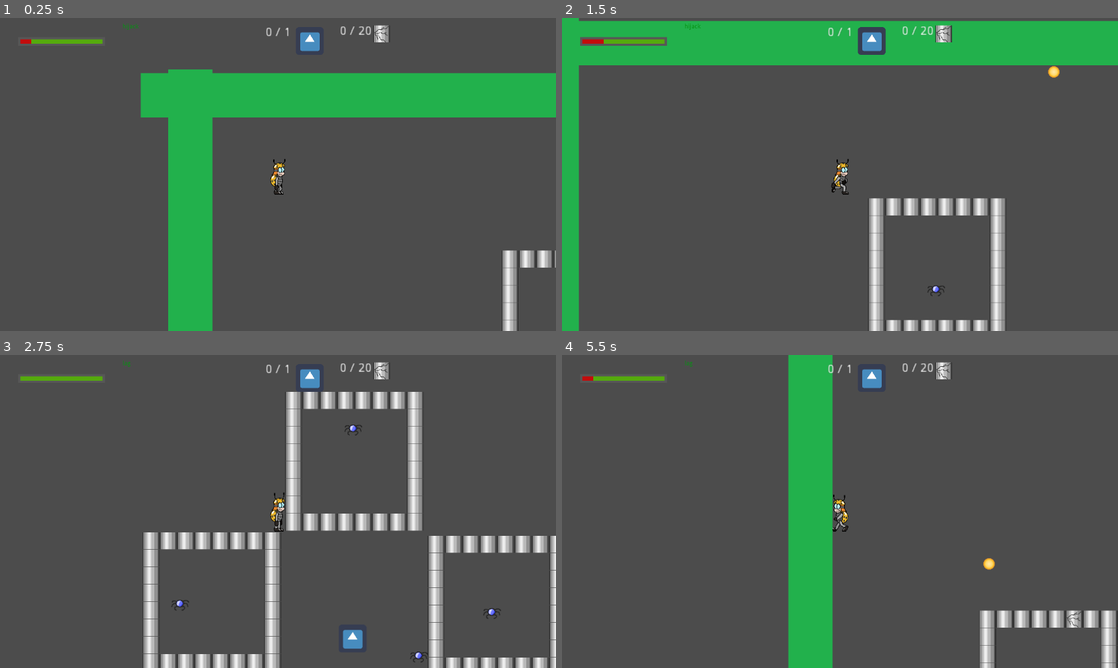
Above: before the commit, frames 1-4 (two rows, left to right).
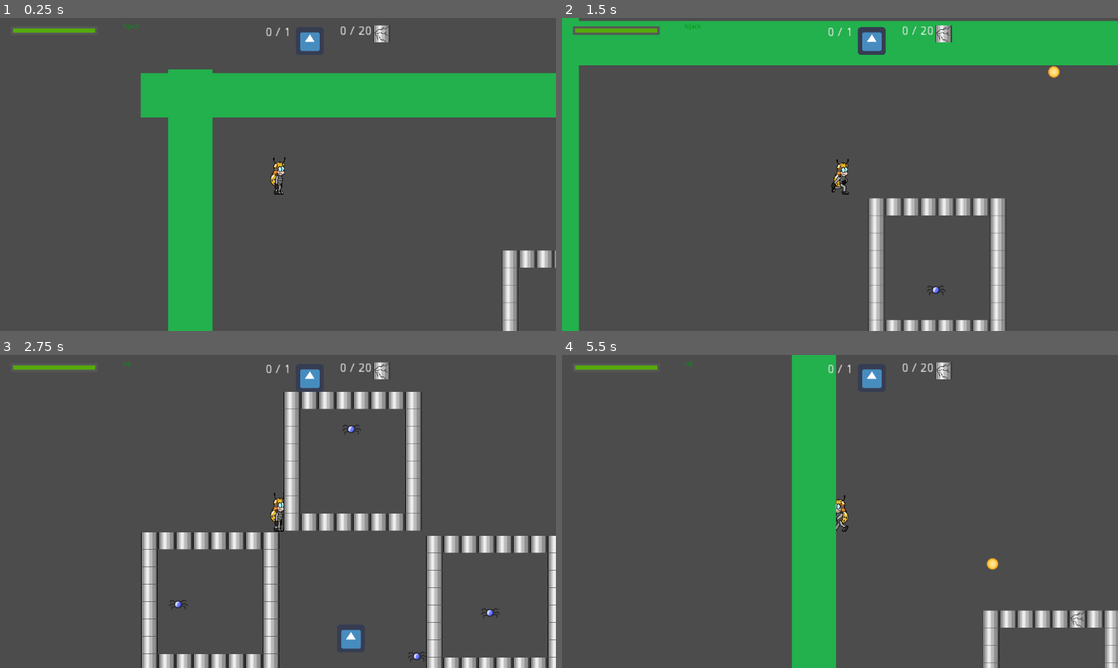
Above: after the commit, the same moments.

Repository: doomium-chloride/ultrabug
Game: Godot game, scene res://Maps/TestLevel.tscn
Same seed, same stepped clock (60 frames per second), same inputs: the game is played once before the commit and once after it. The engine's default icon, where the game draws it, is replaced by a stand-in: a white triangle on a blue panel in a dark square.
Inputs (mouse positions are in pixels of both pictures, inside the frame that each line leads up to):
- Up to frame 1 (0.25 s): no input
- Up to frame 2 (1.5 s): move the mouse to (962, 158) at 0.52 s; press the mouse at (962, 158) at 0.53 s; hold Right (ui_right) 0.53-1.28 s; right-click (962, 158) at 0.8 s; move the mouse to (728, 190) at 1.27 s; release the mouse at (728, 190) at 1.28 s; hold Down (ui_down) from 1.28 s (still down); right-click (728, 190) at 1.35 s
- Up to frame 3 (2.75 s): tap Mouse wheel down (next_weapon) at 1.55 s; move the mouse to (333, 442) at 2.02 s; release Down (ui_down) at 2.03 s; hold Right (ui_right) from 2.03 s (still down); hold Mouse wheel down (next_weapon) from 2.03 s (still down); tap Mouse wheel up (prev_weapon) at 2.3 s
- Up to frame 4 (5.5 s): move the mouse to (812, 574) at 2.77 s; release Right (ui_right) at 2.78 s; release Mouse wheel down (next_weapon) at 2.78 s; hold Up (ui_up) 2.78-3.53 s; tap Mouse wheel up (prev_weapon) at 2.85, 5.3 s; click (812, 574) at 3.05 s; move the mouse to (1006, 558) at 3.52 s; press the mouse at (1006, 558) at 3.53 s; hold Left (ui_left) 3.53-5.03 s; right-click (1006, 558) at 3.8 s; move the mouse to (673, 464) at 4.27 s; release the mouse at (673, 464) at 4.28 s; right-click (673, 464) at 4.35 s; tap Mouse wheel down (next_weapon) at 4.55 s; move the mouse to (867, 511) at 5.02 s; hold Down (ui_down) from 5.03 s (still down); hold Mouse wheel down (next_weapon) from 5.03 s (still down)

The runs differ from the first frame. In frame 1, 0.6% of the frame differs, in the area x 2-52%, y 3-56%; in frame 2, 0.9%; in frame 3, 9.7%, in the area x 2-100%, y 3-100%; in frame 4, 4.1%.

Commit message:
Add Hp

Diff:
--- a/Actors/AntiVirus.tscn
+++ b/Actors/AntiVirus.tscn
@@ -25,16 +25,16 @@
 extents = Vector2( 21, 12 )
 
 [sub_resource type="CircleShape2D" id=3]
-radius = 150.0
+radius = 273.819
 
 [node name="AntiVirus" type="KinematicBody2D"]
 collision_layer = 3
+collision_mask = 3
 script = ExtResource( 2 )
 
 [node name="AnimatedSprite" type="AnimatedSprite" parent="."]
 frames = SubResource( 1 )
 animation = "normal"
-frame = 1
 playing = true
 
 [node name="CollisionShape2D" type="CollisionShape2D" parent="."]
@@ -51,4 +51,9 @@
 [node name="RedDot" type="Sprite" parent="."]
 texture = ExtResource( 7 )
 
+[node name="DmgCooldown" type="Timer" parent="."]
+process_mode = 0
+wait_time = 0.5
+one_shot = true
+
 [connection signal="body_entered" from="Sight" to="." method="_on_Sight_body_entered"]
--- a/Actors/Bullet.tscn
+++ b/Actors/Bullet.tscn
@@ -7,8 +7,8 @@
 radius = 13.4336
 
 [node name="Bullet" type="KinematicBody2D"]
-collision_layer = 2
-collision_mask = 2
+collision_layer = 8
+collision_mask = 10
 script = ExtResource( 2 )
 
 [node name="Sprite" type="Sprite" parent="."]
--- a/Actors/Player.tscn
+++ b/Actors/Player.tscn
@@ -4,7 +4,7 @@
 [ext_resource path="res://Scripts/Player.gd" type="Script" id=2]
 [ext_resource path="res://UI/PowerCircle.tscn" type="PackedScene" id=3]
 [ext_resource path="res://UI/WeaponUI.tscn" type="PackedScene" id=4]
-[ext_resource path="res://UI/PowerGauge.tscn" type="PackedScene" id=5]
+[ext_resource path="res://UI/HP.tscn" type="PackedScene" id=5]
 [ext_resource path="res://SFX/WeaponSoundLow.wav" type="AudioStream" id=6]
 [ext_resource path="res://SFX/WeaponSound.wav" type="AudioStream" id=7]
 [ext_resource path="res://UI/ChipCounter.tscn" type="PackedScene" id=8]
@@ -34,11 +34,14 @@
 "speed": 10.0
 } ]
 
-[sub_resource type="RectangleShape2D" id=2]
-extents = Vector2( 17.3929, 43.5885 )
+[sub_resource type="CapsuleShape2D" id=2]
+radius = 11.451
+height = 47.7251
 
 [node name="Player" type="KinematicBody2D"]
 scale = Vector2( 1.5, 1.5 )
+collision_layer = 5
+collision_mask = 5
 script = ExtResource( 2 )
 
 [node name="PowerCircle" parent="." instance=ExtResource( 3 )]
@@ -55,12 +58,6 @@
 margin_right = 782.21
 margin_bottom = 16.9271
 
-[node name="PowerGauge" parent="CanvasLayer" instance=ExtResource( 5 )]
-margin_left = 42.231
-margin_top = 44.0007
-margin_right = 42.2312
-margin_bottom = 44.0007
-
 [node name="WeaponUI" parent="CanvasLayer" instance=ExtResource( 4 )]
 margin_left = 281.519
 margin_top = 12.9763
@@ -72,6 +69,12 @@
 margin_top = 20.1434
 margin_right = 650.517
 margin_bottom = 60.1434
+
+[node name="HealthBar" parent="CanvasLayer" instance=ExtResource( 5 )]
+margin_left = 24.9733
+margin_top = 19.0273
+margin_right = 224.973
+margin_bottom = 59.0273
 
 [node name="WeaponSound" type="AudioStreamPlayer" parent="."]
 stream = ExtResource( 7 )
@@ -87,10 +90,21 @@
 
 [node name="AnimatedSprite" type="AnimatedSprite" parent="."]
 frames = SubResource( 1 )
-animation = "walk-right"
+animation = "idle-right"
+frame = 1
 playing = true
 
 [node name="CollisionShape2D" type="CollisionShape2D" parent="."]
+position = Vector2( 1.98202, 8.72085 )
 shape = SubResource( 2 )
 
+[node name="StealthTimer" type="Timer" parent="."]
+wait_time = 0.5
+one_shot = true
+
+[node name="MainCooldown" type="Timer" parent="."]
+wait_time = 0.5
+one_shot = true
+
 [connection signal="timeout" from="LagTimer" to="." method="_on_LagTimer_timeout"]
+[connection signal="timeout" from="StealthTimer" to="." method="_on_StealthTimer_timeout"]
--- a/Maps/TestLevel.tscn
+++ b/Maps/TestLevel.tscn
@@ -11,7 +11,7 @@
 [node name="TestLevel" type="Node2D"]
 script = ExtResource( 6 )
 
-[node name="KinematicBody2D" parent="." instance=ExtResource( 1 )]
+[node name="Player" parent="." instance=ExtResource( 1 )]
 position = Vector2( -143.495, -396.931 )
 scale = Vector2( 1, 1 )
 
--- /dev/null
+++ b/Screens/Lose.tscn
@@ -0,0 +1,53 @@
+[gd_scene load_steps=2 format=2]
+
+[sub_resource type="GDScript" id=1]
+script/source = "extends Button
+
+
+# Declare member variables here. Examples:
+# var a = 2
+# var b = \"text\"
+
+
+# Called when the node enters the scene tree for the first time.
+func _ready():
+	pass # Replace with function body.
+
+
+# Called every frame. 'delta' is the elapsed time since the previous frame.
+#func _process(delta):
+#	pass
+
+
+func _on_Button_pressed():
+	Global.goto_scene(\"res://Maps/TestLevel.tscn\")
+"
+
+[node name="LoseScreen" type="Control"]
+anchor_right = 1.0
+anchor_bottom = 1.0
+__meta__ = {
+"_edit_use_anchors_": false
+}
+
+[node name="Label" type="Label" parent="."]
+margin_right = 40.0
+margin_bottom = 14.0
+rect_scale = Vector2( 10, 10 )
+text = "Oh no!!!"
+__meta__ = {
+"_edit_use_anchors_": false
+}
+
+[node name="Button" type="Button" parent="."]
+margin_left = 206.922
+margin_top = 151.624
+margin_right = 218.922
+margin_bottom = 171.624
+text = "Play again"
+script = SubResource( 1 )
+__meta__ = {
+"_edit_use_anchors_": false
+}
+
+[connection signal="pressed" from="Button" to="Button" method="_on_Button_pressed"]
--- a/Scripts/AntiVirus.gd
+++ b/Scripts/AntiVirus.gd
@@ -3,7 +3,7 @@
 
 export var direction = Vector2()
 var speed = 100
-var max_hp = 10
+var max_hp = 4
 var hp = max_hp
 var low_hp = max_hp/2
 var taken_over = false
@@ -12,6 +12,7 @@
 var stutter_flip = false
 var chase_boost = 4
 const is_antivirus = true
+var dmg = 1
 
 # Called when the node enters the scene tree for the first time.
 func _ready():
@@ -21,7 +22,7 @@
 	if stuttering:
 		stutter_effect()
 	if taken_over:
-		if target != null:
+		if target != null and is_instance_valid(target):
 			if target.get("taken_over") == true:
 				target = null
 
@@ -31,7 +32,9 @@
 	if Global.lag:
 		if Global.chance(0.8):
 			current_speed = 0
-	if target != null and can_see_target():
+			current_speed = 0
+	process_collisions()
+	if has_aggro():
 		look_at(target.position)
 		var velocity = Vector2(current_speed * chase_boost, 0).rotated(rotation)
 		move_and_slide(velocity)
@@ -39,15 +42,25 @@
 	else:
 		lose_aggro()
 		move_and_slide(direction.normalized() * current_speed)
-		process_collisions()
+		gain_aggro()
 
 
 func process_collisions():
 	for i in get_slide_count():
 		var collision = get_slide_collision(i)
+		if not is_instance_valid(collision.collider):
+			continue
 		if collision.collider.get("is_wall") == true:
 			bounce(collision)
-
+		elif collision.collider.get("is_player") == true and taken_over == false:
+			if $DmgCooldown.is_stopped():
+				collision.collider.take_dmg(dmg)
+				$DmgCooldown.start()
+		elif collision.collider.get("is_antivirus") == true:
+			if $DmgCooldown.is_stopped():
+				if collision.collider.get("taken_over") == (not taken_over):
+					collision.collider.take_dmg(dmg)
+					$DmgCooldown.start()
 
 func bounce(collision):
 	var normal = collision.normal
@@ -99,13 +112,31 @@
 func can_see_target():
 	if target == null:
 		return false
+	if not is_instance_valid(target):
+		return
 	var space_state = get_world_2d().direct_space_state
 	var centre = target.position
 	var result = space_state.intersect_ray(position, centre, [self], collision_layer)
-	return result.collider == target and target != null
+	return result.get("collider") == target and target != null
 
 func lose_aggro():
 	if target == null:
 		return
 	if not can_see_target():
 		target = null
+
+func gain_aggro():
+	if target != null:
+		return
+	var bodies = $Sight.get_overlapping_bodies()
+	for body in bodies:
+		if body.get("is_player") and not taken_over:
+			target = body
+			return
+		elif body.get("is_antivirus"):
+			if body.get("taken_over") == (not taken_over):
+				target = body
+				return
+
+func has_aggro():
+	return target != null and can_see_target()
--- a/Scripts/Bullet.gd
+++ b/Scripts/Bullet.gd
@@ -10,10 +10,11 @@
 var dmg = 1
 var bounces = 10
 var bounce_cooldown = false
+var has_bounced = false
 
 # Called when the node enters the scene tree for the first time.
 func _ready():
-	pass # Replace with function body.
+	Global.connect("clean_up", self, "clear_self")
 
 func _physics_process(delta):
 	move_and_slide(direction * speed)
@@ -25,6 +26,8 @@
 		var collision = get_slide_collision(i)
 		bounce(collision)
 
+func clear_self():
+	queue_free()
 
 func bounce(collision):
 	if bounce_cooldown:
@@ -39,15 +42,19 @@
 	if abs(normal.x) < abs(normal.y):
 		direction.y *= -1
 
-	if collision.collider.has_method("take_dmg"):
-		collision.collider.take_dmg(dmg)
+	if  is_instance_valid(collision.collider) and collision.collider.has_method("take_dmg"):
+		if has_bounced:
+			collision.collider.take_dmg(dmg)
+		else:
+			collision.collider.take_dmg(dmg, origin)
 
+	has_bounced = true
 	bounce_cooldown = true
 	$BounceCooldown.start()
 
 
 func _on_Timer_timeout():
-	set_collision_layer_bit(0, true)
+	#set_collision_layer_bit(0, true)
 	set_collision_mask_bit(0, true)
 
 
--- /dev/null
+++ b/Scripts/HP.gd
@@ -0,0 +1,16 @@
+extends TextureProgress
+
+
+
+# Called when the node enters the scene tree for the first time.
+func _ready():
+	Global.connect("set_hp", self, "set_hp")
+	Global.connect("update_hp", self, "update_hp")
+
+
+func set_hp(hp):
+	max_value = hp
+	update_hp(hp)
+
+func update_hp(hp):
+	value = hp
--- a/Scripts/Player.gd
+++ b/Scripts/Player.gd
@@ -10,27 +10,29 @@
 const is_player = true
 var last_direction = Global.direction.right
 var was_right = true
+var max_hp = 10
+var hp = max_hp
+var god_mode = false
 
 const weapons = [
 	"hijack",
-	"lag"
+	"lag",
+	"stealth"
 ]
 
 var current_weapon = 0
-var main_cooldown = false
-var high_power_shoot = false
 
 # Called when the node enters the scene tree for the first time.
 func _ready():
 	cycle_weapon(0)
 	Global.connect("ready_weapon", self, "cycle_weapon", [0])
-	Global.connect("enable_shoot", self, "enable_shoot")
-	Global.connect("high_power_shoot", self, "on_HPS_change")
+	Global.emit_signal("set_hp", max_hp)
 
 
 # Called every frame. 'delta' is the elapsed time since the previous frame.
 func _process(delta):
-	pass
+	if Input.is_action_pressed("god_mode"):
+		god_mode = true
 
 func _physics_process(delta):
 	var move_vec = Vector2()
@@ -45,14 +47,11 @@
 	var velocity = move_and_slide(move_vec.normalized() * speed)
 	var direction = get_last_direction(velocity)
 	control_anim(direction, velocity)
-	#face_mouse()
 
 func _input(event):
 	if event.is_action_pressed("click_left"):
-		if not main_cooldown:
+		if $MainCooldown.is_stopped():
 			shoot_bullet(get_mouse_pos())
-			Global.emit_signal("reset_power_gauge")
-			main_cooldown = true
 	if event.is_action_pressed("click_right"):
 		$PowerCircle.activate()
 	if event.is_action_released("click_right"):
@@ -66,19 +65,15 @@
 
 
 func shoot_bullet(pos):
-
 	var direction = get_direction(pos)
 	var bullet = bullet_class.instance()
 	bullet.origin = self
 	bullet.position = position
 	bullet.direction = direction
-	if high_power_shoot:
-		bullet.dmg = 3
-		$WeaponSound.play()
-	else:
-		bullet.dmg = 1
-		$WeaponSoundLow.play()
+	bullet.dmg = 1
+	$WeaponSound.play()
 	get_tree().get_root().add_child(bullet)
+	$MainCooldown.start()
 
 
 func viral_takeover(pos):
@@ -98,23 +93,23 @@
 
 func cycle_weapon(steps):
 	var num_of_weapons = len(weapons)
-	var index = (current_weapon + steps) % num_of_weapons
+	var index = posmod((current_weapon + steps), num_of_weapons)
 	current_weapon = index
 	Global.emit_signal("change_weapon", weapons[index])
 
 func use_weapon(pos):
-	if current_weapon == 0:
+	if current_weapon == 0:#hijack
 		viral_takeover(pos)
-	elif current_weapon == 1:
+	elif current_weapon == 1:#lag
 		if not Global.lag:
 			Global.emit_signal("start_lag")
 			$LagTimer.start()
-
-func enable_shoot():
-	main_cooldown = false
-
-func on_HPS_change(state):
-	high_power_shoot = state
+	elif current_weapon == 2:#stealth
+		if $StealthTimer.is_stopped():
+			set_collision_layer_bit(0, false)
+			set_collision_mask_bit(0, false)
+			$AnimatedSprite.modulate.a = 0.5
+			$StealthTimer.start()
 
 func get_mouse_pos():
 	return get_viewport().get_mouse_position() + position - get_viewport().size/2
@@ -170,3 +165,18 @@
 			Global.direction.up:
 				$AnimatedSprite.flip_h = not was_right
 				$AnimatedSprite.animation = "idle-right"
+
+
+func _on_StealthTimer_timeout():
+	set_collision_layer_bit(0, true)
+	set_collision_mask_bit(0, true)
+	$AnimatedSprite.modulate.a = 1
+
+func take_dmg(dmg, origin = null):
+	if god_mode:
+		return
+	hp -= dmg
+	Global.emit_signal("update_hp", hp)
+	if hp <= 0:
+		Global.emit_signal("clean_up")
+		Global.goto_scene("res://Screens/Lose.tscn")
--- a/Scripts/global.gd
+++ b/Scripts/global.gd
@@ -17,6 +17,9 @@
 signal reset_chip(chips)
 signal add_wall_count
 signal reset_wall_count(count)
+signal set_hp(hp)
+signal update_hp(hp)
+signal clean_up
 
 
 enum direction {
--- /dev/null
+++ b/UI/HP.tscn
@@ -0,0 +1,17 @@
+[gd_scene load_steps=5 format=2]
+
+[ext_resource path="res://Assets/UI/PowerGauge/border-off.png" type="Texture" id=1]
+[ext_resource path="res://Assets/UI/PowerGauge/background.png" type="Texture" id=2]
+[ext_resource path="res://Assets/UI/PowerGauge/fill.png" type="Texture" id=3]
+[ext_resource path="res://Scripts/HP.gd" type="Script" id=4]
+
+[node name="HealthBar" type="TextureProgress"]
+margin_right = 40.0
+margin_bottom = 40.0
+texture_under = ExtResource( 3 )
+texture_over = ExtResource( 1 )
+texture_progress = ExtResource( 2 )
+script = ExtResource( 4 )
+__meta__ = {
+"_edit_use_anchors_": false
+}
--- a/Walls/Barrier.tscn
+++ b/Walls/Barrier.tscn
@@ -7,7 +7,8 @@
 extents = Vector2( 50.6087, 50.7862 )
 
 [node name="Barrier" type="StaticBody2D"]
-collision_layer = 3
+collision_layer = 7
+collision_mask = 7
 script = ExtResource( 2 )
 
 [node name="Sprite" type="Sprite" parent="."]
--- a/Walls/breakable/BasicWall.tscn
+++ b/Walls/breakable/BasicWall.tscn
@@ -21,7 +21,8 @@
 extents = Vector2( 18.9235, 20.0332 )
 
 [node name="BasicWall" type="StaticBody2D"]
-collision_layer = 3
+collision_layer = 7
+collision_mask = 7
 script = ExtResource( 2 )
 
 [node name="Sprite" type="AnimatedSprite" parent="."]
--- a/project.godot
+++ b/project.godot
@@ -74,6 +74,11 @@
 "events": [ Object(InputEventMouseButton,"resource_local_to_scene":false,"resource_name":"","device":-1,"alt":false,"sh …(213 unchanged characters)…
  ]
 }
+god_mode={
+"deadzone": 0.5,
+"events": [ Object(InputEventKey,"resource_local_to_scene":false,"resource_name":"","device":0,"alt":false,"shift":false,"control":true,"meta":false,"command":true,"pressed":false,"scancode":71,"unicode":0,"echo":false,"script":null)
+ ]
+}
 
 [physics]
 
Not shown, changed: export_presets.cfg
